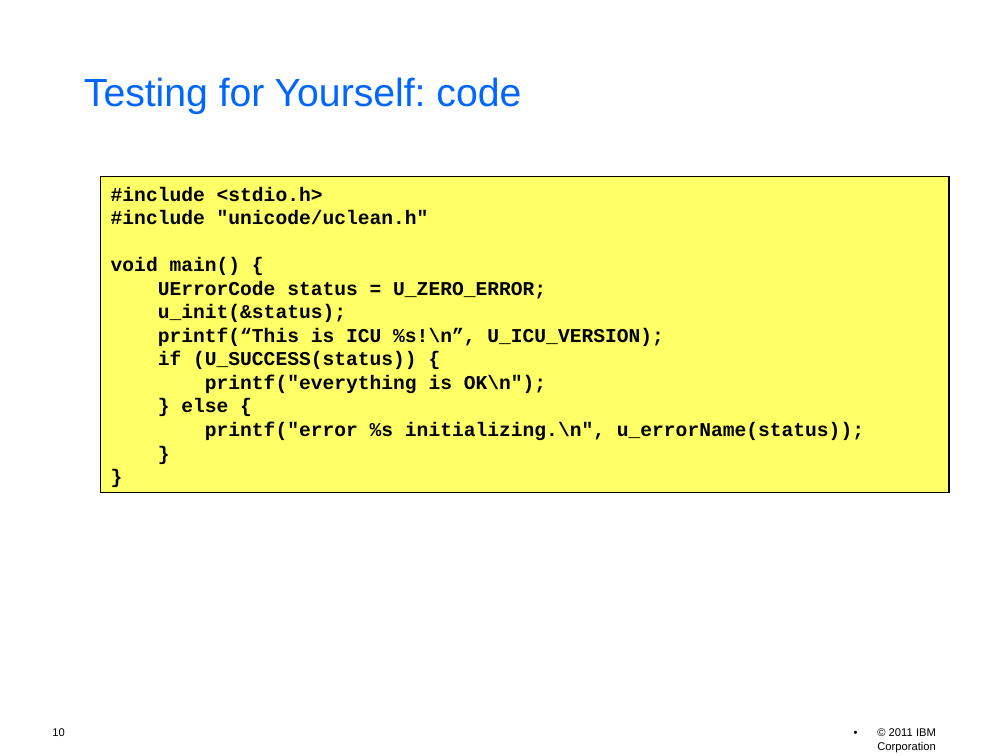
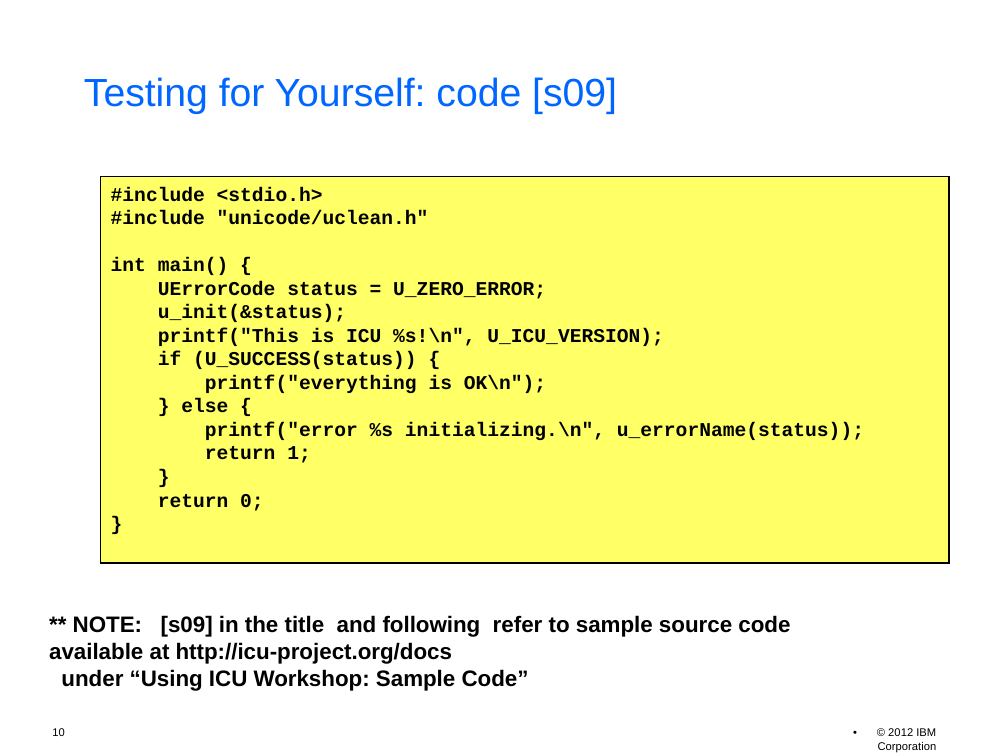
Before and after one commit to unicode-org/icu-docs, a slide deck: slide 10 of docs/pres/icu_workshop.odp. Drawn at 1008x756 pixels with LibreOffice and Linux fonts; fonts in the diff are those of the drawing; background and template pictures are left out. Boxes give left, top, right and bottom in pixels: in the first picture for what was removed or moved away, otherwise in the second. Text is boxed around its words. In the diff, an @@ line names an element or a change of style, - is before the commit and + after.

```diff
--- a/docs/pres/icu_workshop.odp
+++ b/docs/pres/icu_workshop.odp
@@ title at <box>84,77,617,114</box>: text changed @@
-Testing for Yourself: code
+Testing for Yourself: code [s09]
@@ rectangle "#include <stdio.h>": place and size @@
-rectangle "#include <stdio.h>" at <box>101,176,950,493</box>
+rectangle "#include <stdio.h>" at <box>101,176,950,563</box>
@@ text in rectangle at <box>111,257,229,275</box>: text changed @@
-void main() {
+int main() {
@@ text in rectangle at <box>205,446,311,463</box>: paragraph added @@
+return 1;
@@ text in rectangle at <box>158,494,264,511</box>: paragraph added @@
+return 0;
@@ text added at <box>49,615,790,691</box>, 16 pt, text #000000, bold @@
+** NOTE: [s09] in the title and following refer to sample source code
+available at http://icu-project.org/docs
+under “Using ICU Workshop: Sample Code”
@@ text at <box>878,728,937,752</box>: text changed @@
-• © 2011 IBM Corporation
+• © 2012 IBM Corporation
```
Also in this commit, not shown: 55 other slides changed, 1 slide added, 2 slides removed, 1 other file.
